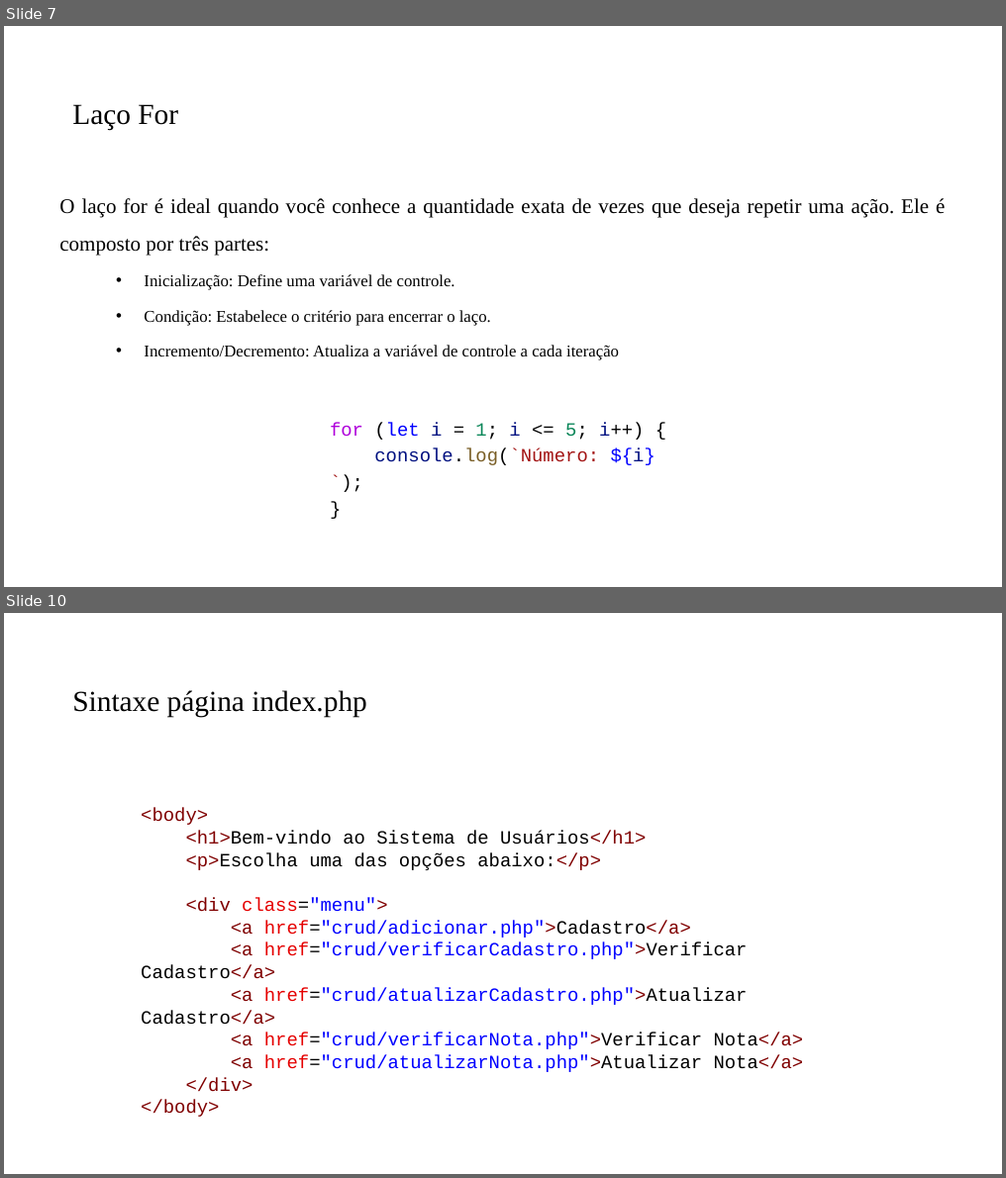
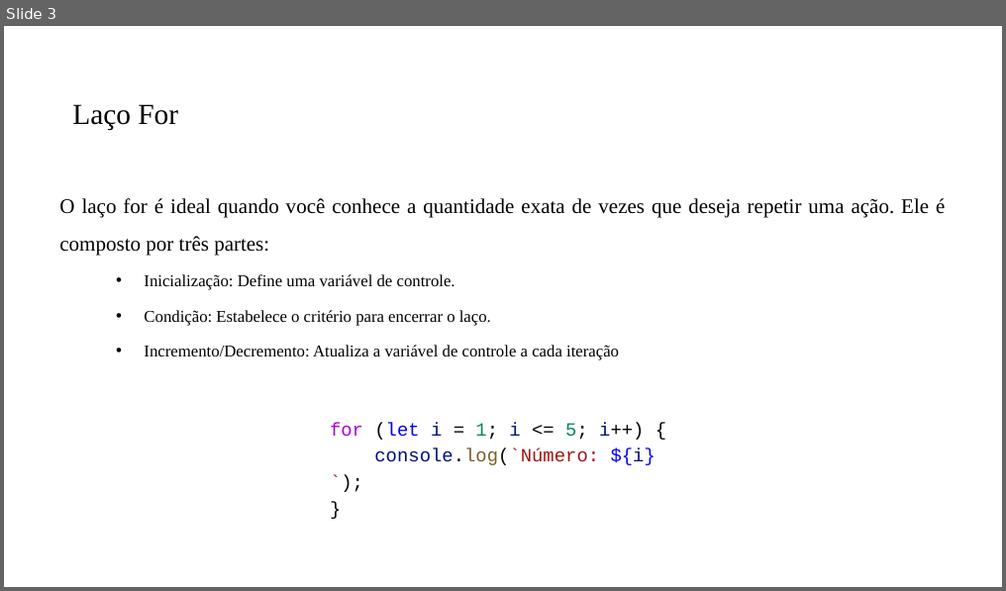
Before and after one commit to PedroMiho/UMC, a slide deck: Lógica e Programação/Módulo 04 - PHP/Aula 20 - Estrutura de Repetição/2 - processaNota/VerificarCadastro.pptx. Shown one above the other, each under a label of ours: slides 7 and 10 before the commit, slide 3 after it; the slides between them are not shown. The pictures are 1006x1178 and 1006x591 pixels, drawn with LibreOffice and Linux fonts; fonts in the diff are those of the drawing; background and template pictures are left out. Boxes give left, top, right and bottom in pixels: in the first picture for what was removed or moved away, otherwise in the second. Text is boxed around its words. In the diff, an @@ line names an element or a change of style, - is before the commit and + after.

```diff
--- a/Lógica e Programação/Módulo 04 - PHP/Aula 20 - Estrutura de Repetição/2 - processaNota/VerificarCadastro.pptx
+++ b/Lógica e Programação/Módulo 04 - PHP/Aula 20 - Estrutura de Repetição/2 - processaNota/VerificarCadastro.pptx
@@ slide 10 removed at box(4, 613, 1002, 1174), background #FFFFFF @@
@@ title removed at box(72, 690, 367, 718) @@
-Sintaxe página index.php
@@ text removed at box(141, 808, 804, 1092) @@
-<body>
-<h1>Bem-vindo ao Sistema de Usuários</h1>
-<p>Escolha uma das opções abaixo:</p>
-<div class="menu">
-<a href="crud/adicionar.php">Cadastro</a>
-<a href="crud/verificarCadastro.php">Verificar Cadastro</a>
-<a href="crud/atualizarCadastro.php">Atualizar Cadastro</a>
-<a href="crud/verificarNota.php">Verificar Nota</a>
-<a href="crud/atualizarNota.php">Atualizar Nota</a>
-</div>
-</body>
@@ what was slide 7 is now slide 3 @@
```
Also in this commit, not shown: 2 slides changed, 16 other slides removed, 2 other files.
